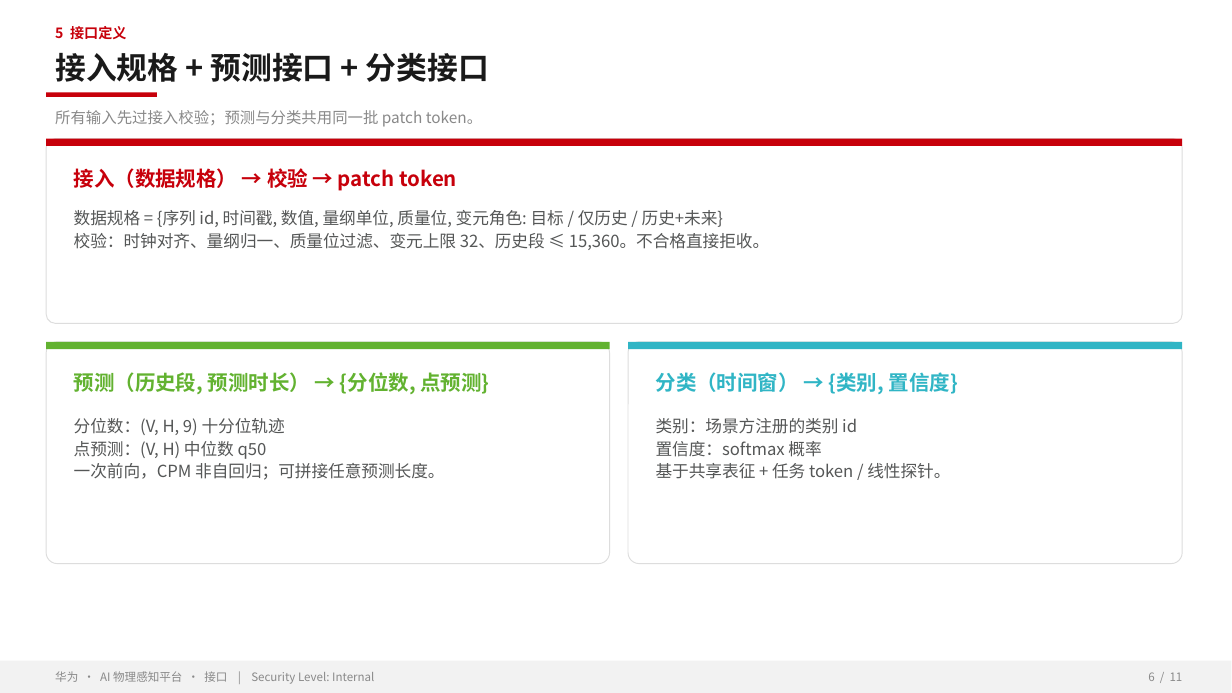
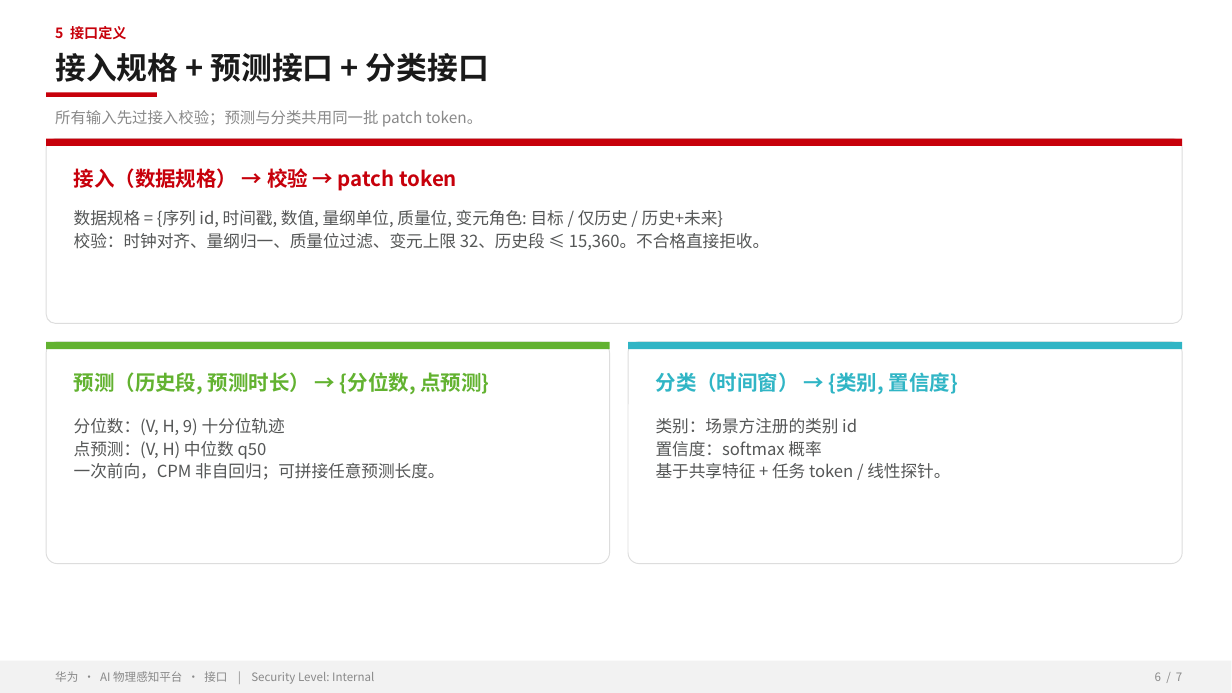
Before and after one commit to zhangrui1123/ai-physical-sensing, a slide deck: slide 6 of AI物理感知平台-华为汇报.pptx. Drawn at 1232x693 pixels with LibreOffice and Linux fonts; fonts in the diff are those of the drawing; background and template pictures are left out. Boxes give left, top, right and bottom in pixels: in the first picture for what was removed or moved away, otherwise in the second. Text is boxed around its words. In the diff, an @@ line names an element or a change of style, - is before the commit and + after.

```diff
--- a/AI物理感知平台-华为汇报.pptx
+++ b/AI物理感知平台-华为汇报.pptx
@@ text at box(656, 463, 950, 479): text changed @@
-基于共享表征 + 任务 token / 线性探针。
+基于共享特征 + 任务 token / 线性探针。
@@ text at box(1155, 672, 1182, 681): text changed @@
-6 / 11
+6 / 7
```
Also in this commit, not shown: 6 other slides changed, 4 slides removed, 1 other file.
